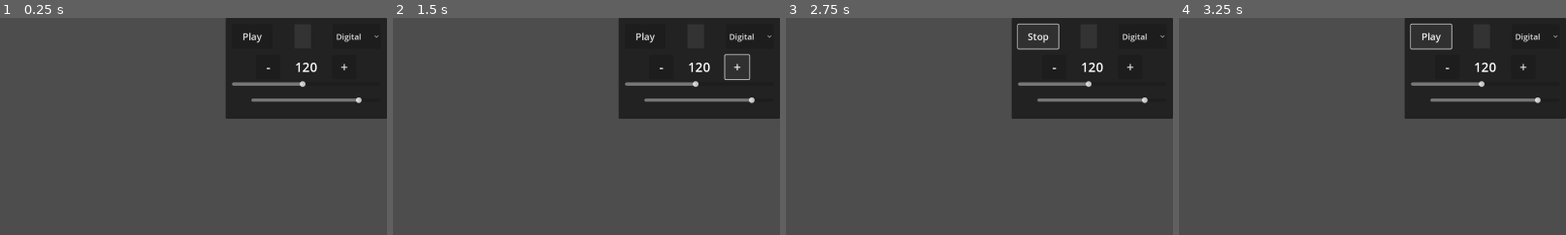
Above: before the commit, frames 1-4 (left to right).
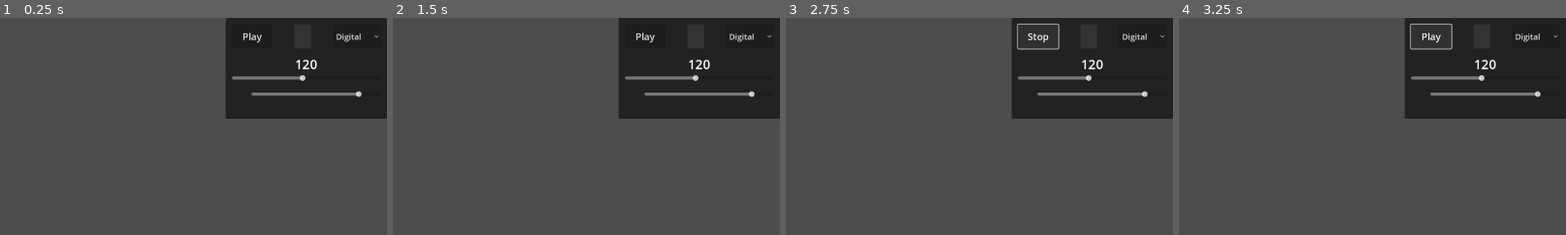
Above: after the commit, the same moments.

Repository: PianoFitness/piano-fitness-app
Game: Godot game, scene res://scenes/piano.tscn
Same seed, same stepped clock (60 frames per second), same inputs: the game is played once before the commit and once after it. The project has no main scene, so this scene is started directly.
Inputs (mouse positions are % of the whole screen's width and height, from its top left):
- Up to frame 1 (0.25 s): no input
- Up to frame 2 (1.5 s): click (85, 11) at 0.5 s, where only the run before the commit has a clickable "-"; click (94, 11) at 1.25 s, where only the run before the commit has a clickable "+"
- Up to frame 3 (2.75 s): click "Play" at 2 s
- Up to frame 4 (3.25 s): click "Stop" at 2.75 s
The pictures show only the part of the screen within x 50-100%, y 0-50%; the shares and areas given below are measured in that part.

The runs differ from the first frame. In frame 1, 1.8% of the frame differs, in the area x 59-94%, y 19-40%; in frame 2, 2.0%, in the area x 59-94%, y 16-40%; in frame 3, 1.8%; in frame 4, 1.8%.

Commit message:
Remove plus and minus buttons

Diff:
--- a/app/scenes/metronome.tscn
+++ b/app/scenes/metronome.tscn
@@ -56,13 +56,6 @@
 layout_mode = 2
 alignment = 1
 
-[node name="MinusButton" type="Button" parent="PanelContainer/MarginContainer/VBox/TempoControls/TempoButtons"]
-unique_name_in_owner = true
-custom_minimum_size = Vector2(60, 60)
-layout_mode = 2
-theme_override_font_sizes/font_size = 32
-text = "-"
-
 [node name="TempoLabel" type="Label" parent="PanelContainer/MarginContainer/VBox/TempoControls/TempoButtons"]
 unique_name_in_owner = true
 custom_minimum_size = Vector2(120, 0)
@@ -70,13 +63,6 @@
 theme_override_font_sizes/font_size = 32
 text = "120"
 horizontal_alignment = 1
-
-[node name="PlusButton" type="Button" parent="PanelContainer/MarginContainer/VBox/TempoControls/TempoButtons"]
-unique_name_in_owner = true
-custom_minimum_size = Vector2(60, 60)
-layout_mode = 2
-theme_override_font_sizes/font_size = 32
-text = "+"
 
 [node name="TempoSlider" type="HSlider" parent="PanelContainer/MarginContainer/VBox/TempoControls"]
 unique_name_in_owner = true
